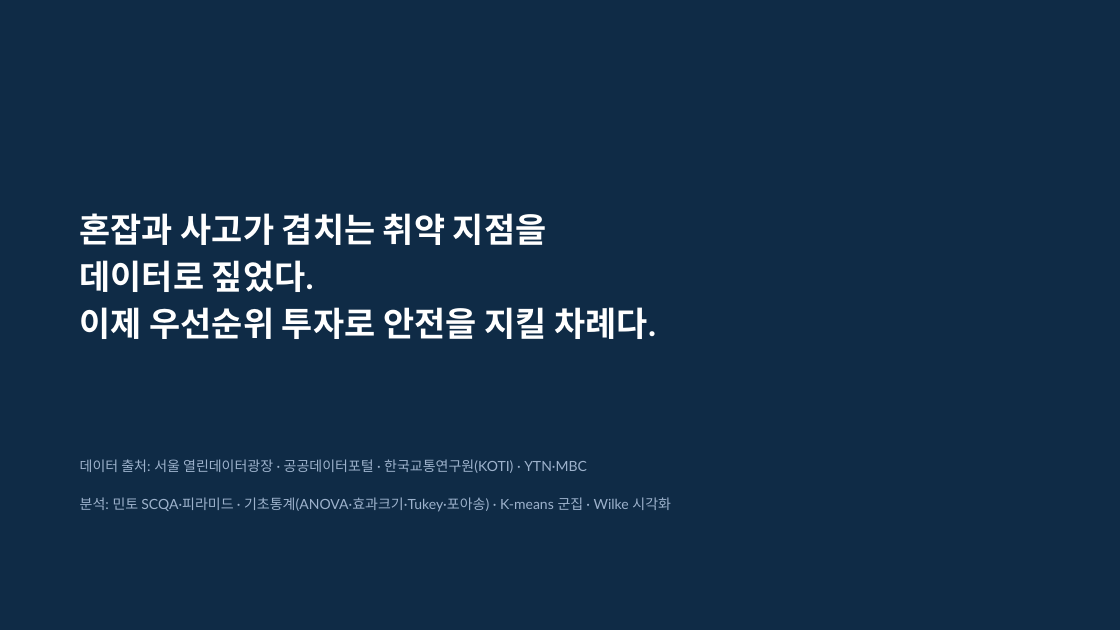
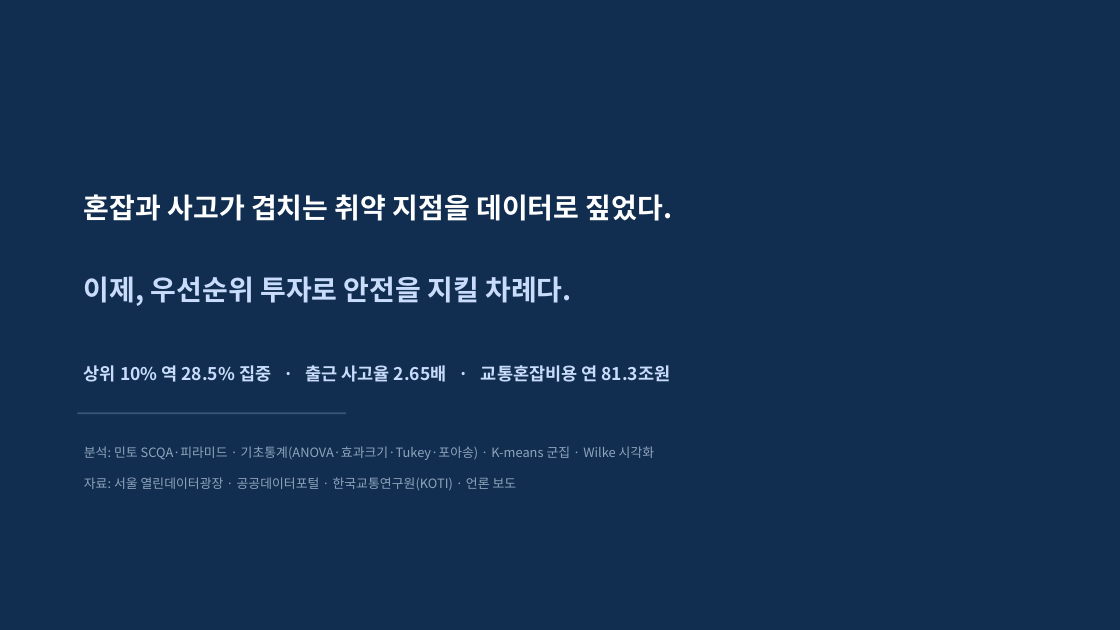
Before and after one commit to yuneunmi814-cmyk/data-analysis-mini-project, a slide deck: slide 18 of 발표장표_지하철혼잡.pptx (slide 16 before the commit). Drawn at 1120x630 pixels with LibreOffice and Linux fonts; fonts in the diff are those of the drawing. Boxes give left, top, right and bottom in pixels: in the first picture for what was removed or moved away, otherwise in the second. Text is boxed around its words. In the diff, an @@ line names an element or a change of style, - is before the commit and + after.

```diff
--- a/발표장표_지하철혼잡.pptx
+++ b/발표장표_지하철혼잡.pptx
@@ background #0F2B46 to #112E51 @@
@@ text added at (x1=84, y1=194, x2=672, y2=221), 24 pt, text #FFFFFF, bold @@
+혼잡과 사고가 겹치는 취약 지점을 데이터로 짚었다.
@@ text at (x1=84, y1=276, x2=571, y2=306): text changed; size 29 to 24 pt; font Lato to Noto Sans CJK KR; text colour #FFFFFF to #CADCFC @@
-혼잡과 사고가 겹치는 취약 지점을
-데이터로 짚었다.
-이제 우선순위 투자로 안전을 지킬 차례다.
+이제, 우선순위 투자로 안전을 지킬 차례다.
@@ text added at (x1=84, y1=365, x2=671, y2=382), 15 pt, text #CADCFC, bold @@
+상위 10% 역 28.5% 집중 · 출근 사고율 2.65배 · 교통혼잡비용 연 81.3조원
@@ line added from (77, 413) to (346, 413), #3A5575 1.5 pt @@
@@ text "분석: 민토 SCQA·피라미드 · 기초통계(ANOVA·효과크기·Tukey·포아송) ..." moved from (x1=80, y1=497, x2=671, y2=512) to (x1=84, y1=446, x2=654, y2=460) @@
@@ text "분석: 민토 SCQA·피라미드 · 기초통계(ANOVA·효과크기·Tukey·포아송) ..." at (x1=84, y1=446, x2=654, y2=460): size 12 to 11 pt, font Lato to Noto Sans CJK KR, text colour #9DB2CC to #8FA4BC @@
@@ text at (x1=84, y1=477, x2=517, y2=490): text changed; size 12 to 11 pt; font Lato to Noto Sans CJK KR; text colour #9DB2CC to #8FA4BC @@
-데이터 출처: 서울 열린데이터광장 · 공공데이터포털 · 한국교통연구원(KOTI) · YTN·MBC
+자료: 서울 열린데이터광장 · 공공데이터포털 · 한국교통연구원(KOTI) · 언론 보도
```
Also in this commit, not shown: 14 other slides changed, 3 slides added, 1 slide removed.
